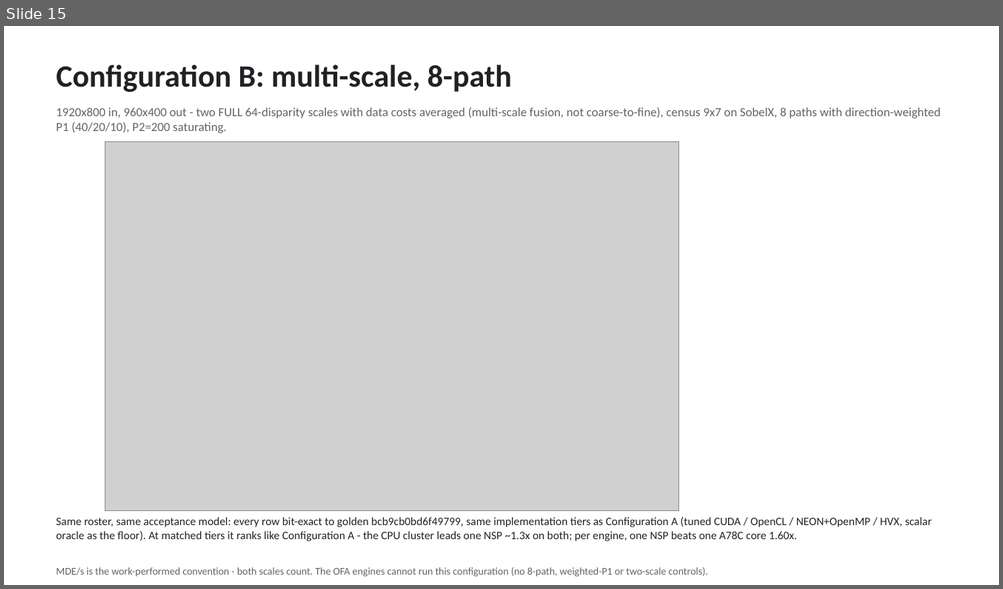
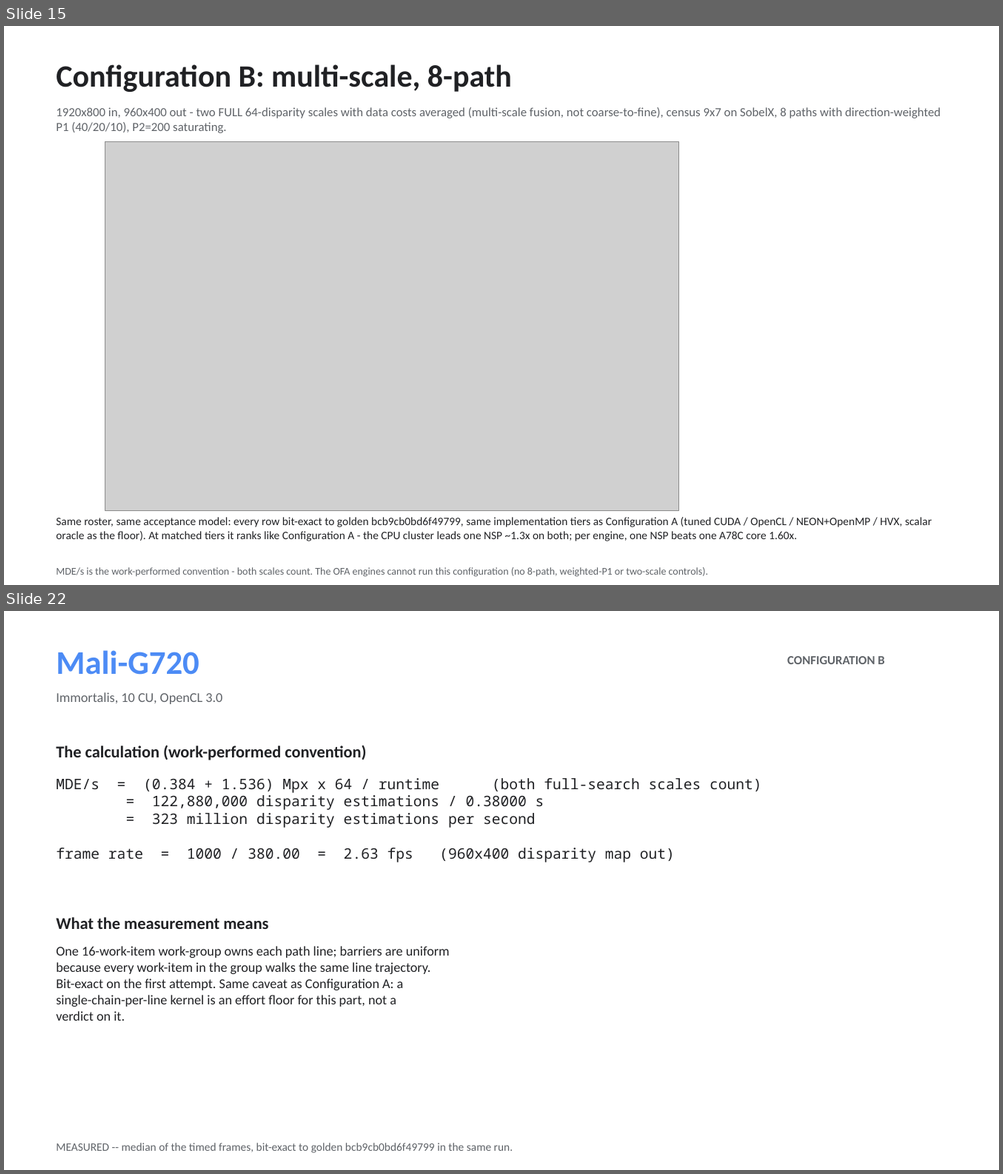
Before and after one commit to kylefoxaustin/sgm-bench, a slide deck: docs/sgm-results.pptx. Shown one above the other, each under a label of ours: slide 15 before the commit, slides 15 and 22 after it; the slides between them are not shown. The pictures are 1003x589 and 1003x1174 pixels, drawn with LibreOffice and Linux fonts; fonts in the diff are those of the drawing; grey boxes stand for pictures. Boxes give left, top, right and bottom in pixels: in the first picture for what was removed or moved away, otherwise in the second. Text is boxed around its words. In the diff, an @@ line names an element or a change of style, - is before the commit and + after.

Commit message:
deck: full per-unit complement for Configuration B (25 slides)
Every Configuration B target gets the same treatment the primary
configuration's units get -- the work-convention arithmetic that produced its
number, then what the measurement means: the generic 8-direction CUDA path
kernel, the A78C tier-artifact correction, the NSP's chain-band diagonals and
the argmin-key lesson, the saturating NEON step, and the oracle's pinned
choices. Deck reads A summary / A units / real imagery / B chart / B units.

```diff
--- a/docs/sgm-results.pptx
+++ b/docs/sgm-results.pptx
@@ slide 22 added at (4, 611, 999, 1170), background #FFFFFF @@
@@ text added at (56, 650, 199, 675), 32 pt, text #4C8BF5, bold @@
+Mali-G720
@@ text added at (787, 656, 884, 664), 12 pt, text #5F6368, bold @@
+CONFIGURATION B
@@ text added at (56, 692, 222, 704), 13 pt, text #5F6368 @@
+Immortalis, 10 CU, OpenCL 3.0
@@ text added at (56, 745, 366, 760), 16 pt, text #202124, bold @@
+The calculation (work-performed convention)
@@ text added at (56, 778, 762, 863), 14 pt, text #202124 @@
+MDE/s = (0.384 + 1.536) Mpx x 64 / runtime (both full-search scales count)
+= 122,880,000 disparity estimations / 0.38000 s
+= 323 million disparity estimations per second
+frame rate = 1000 / 380.00 = 2.63 fps (960x400 disparity map out)
@@ text added at (56, 917, 268, 929), 16 pt, text #202124, bold @@
+What the measurement means
@@ text added at (56, 946, 449, 1021), 13 pt, text #202124 @@
+One 16-work-item work-group owns each path line; barriers are uniform
+because every work-item in the group walks the same line trajectory.
+Bit-exact on the first attempt. Same caveat as Configuration A: a
+single-chain-per-line kernel is an effort floor for this part, not a
+verdict on it.
@@ text added at (56, 1143, 512, 1153), 11 pt, text #5F6368 @@
+MEASURED -- median of the timed frames, bit-exact to golden bcb9cb0bd6f49799 in the same run.
```
Also in this commit, not shown: 9 other slides added, 1 other file.
